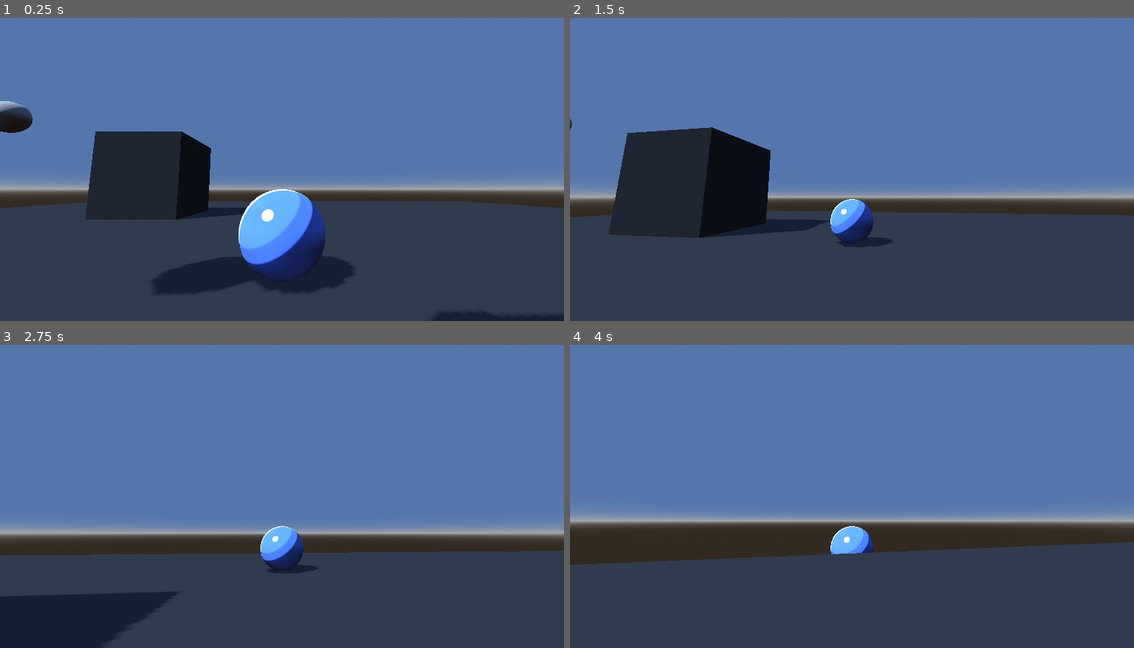
Above: before the commit, frames 1-4 (two rows, left to right).
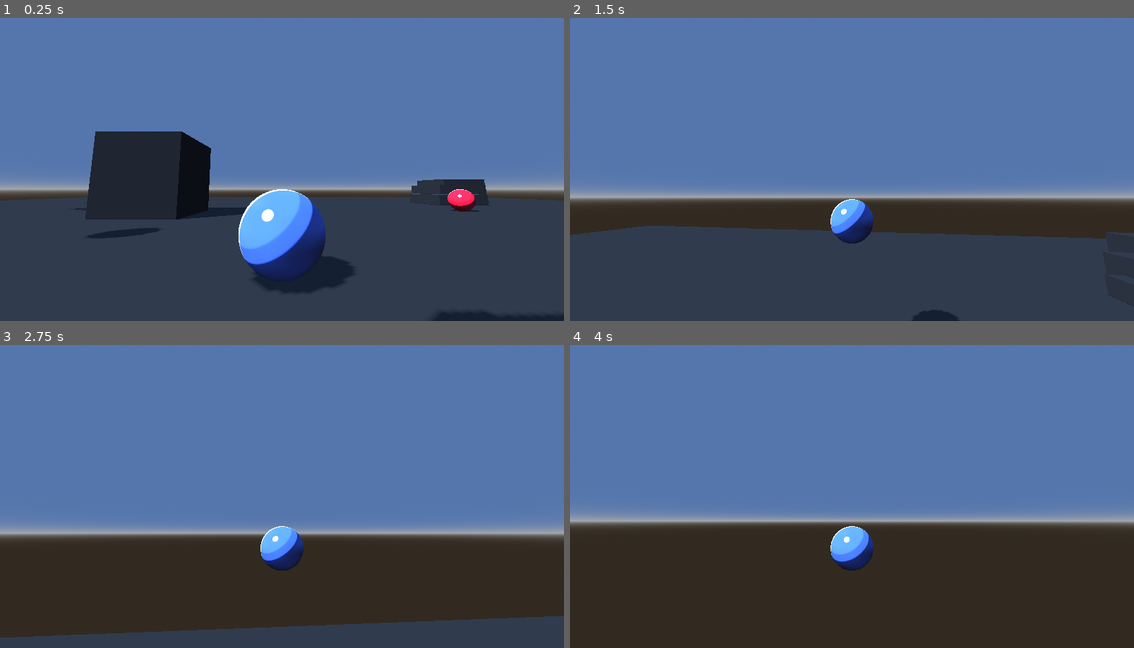
Above: after the commit, the same moments.

Repository: blondeman/movement-combat-fighter
Game: Godot game, scene res://scenes/test_env.tscn
Same seed, same stepped clock (60 frames per second), same inputs: the game is played once before the commit and once after it.
Inputs (mouse positions are in pixels of both pictures, inside the frame that each line leads up to):
- Up to frame 1 (0.25 s): no input
- Up to frame 2 (1.5 s): move the mouse to (880, 160) at 0.52 s; hold W (up) from 0.53 s (still down); tap Shift (dash, bound only after the commit) at 0.6 s; tap Space (jump, bound only after the commit) at 0.77, 0.8, 1.07, 1.35 s; move the mouse to (823, 163) at 1.27 s
- Up to frame 3 (2.75 s): keep holding W (up); tap Space (jump, bound only after the commit) at 1.52, 1.82, 2.3 s; tap Shift (dash, bound only after the commit) at 1.55 s; move the mouse to (293, 484) at 2.02 s; hold Middle mouse button (target_lock) from 2.03 s (still down)
- Up to frame 4 (4 s): keep holding W (up); move the mouse to (846, 493) at 2.77 s; release Middle mouse button (target_lock) at 2.78 s; tap Shift (dash, bound only after the commit) at 2.85, 3.6 s; tap Space (jump, bound only after the commit) at 3.02, 3.32, 3.77, 3.8 s; move the mouse to (891, 493) at 3.52 s

The runs differ from the first frame. In frame 1, 4.2% of the frame differs, in the area x 0-100%, y 27-91%; in frame 2, 13%; in frame 3, 25%; in frame 4, 31%, in the area x 0-100%, y 64-100%.

Commit message:
jumping and dashing

Diff:
--- a/InputHandler.gd
+++ b/InputHandler.gd
@@ -10,6 +10,12 @@
 
 
 func _process(delta: float) -> void:
+	_process_directional()
+	_process_jump()
+	_process_dash()
+
+
+func _process_directional():
 	_input_direction = Input.get_vector("left", "right", "up", "down")
 
 	var camera: Camera3D = get_viewport().get_camera_3d()
@@ -18,3 +24,18 @@
 		_input_direction = _input_direction.rotated(-camera_angle)
 
 	character_entity.set_input_direction(_input_direction)
+
+
+func _process_jump():
+	if Input.is_action_just_pressed("jump"):
+		character_entity.jump()
+
+
+func _process_dash():
+	if Input.is_action_just_pressed("dash"):
+		var camera: Camera3D = get_viewport().get_camera_3d()
+		var direction = Vector2.UP
+		if camera:
+			var camera_angle: float = camera.global_rotation.y
+			direction = direction.rotated(-camera_angle)
+		character_entity.dash(direction)
--- a/project.godot
+++ b/project.godot
@@ -42,6 +42,16 @@
 "events": [Object(InputEventMouseButton,"resource_local_to_scene":false,"resource_name":"","device":-1,"window_id":0,"a …(258 unchanged characters)…
 ]
 }
+jump={
+"deadzone": 0.2,
+"events": [Object(InputEventKey,"resource_local_to_scene":false,"resource_name":"","device":-1,"window_id":0,"alt_pressed":false,"shift_pressed":false,"ctrl_pressed":false,"meta_pressed":false,"pressed":false,"keycode":0,"physical_keycode":32,"key_label":0,"unicode":32,"location":0,"echo":false,"script":null)
+]
+}
+dash={
+"deadzone": 0.2,
+"events": [Object(InputEventKey,"resource_local_to_scene":false,"resource_name":"","device":-1,"window_id":0,"alt_pressed":false,"shift_pressed":false,"ctrl_pressed":false,"meta_pressed":false,"pressed":false,"keycode":0,"physical_keycode":4194325,"key_label":0,"unicode":0,"location":0,"echo":false,"script":null)
+]
+}
 
 [layer_names]
 
@@ -52,6 +62,7 @@
 [physics]
 
 3d/physics_engine="Jolt Physics"
+3d/default_gravity=20.0
 
 [rendering]
 
--- /dev/null
+++ b/scenes/character/character.tscn
@@ -0,0 +1,28 @@
+[gd_scene format=3 uid="uid://beshmq74cso23"]
+
+[ext_resource type="Script" uid="uid://ca2i1pak77ip2" path="res://scripts/CharacterEntity.gd" id="1_ntlox"]
+[ext_resource type="Material" uid="uid://bop21rijavshp" path="res://materials/toon_blue.tres" id="2_unmdi"]
+[ext_resource type="PackedScene" uid="uid://dyjik25g3y33i" path="res://scenes/character/hit_detect.tscn" id="3_my7n2"]
+[ext_resource type="PackedScene" uid="uid://da6tsuhccpd1i" path="res://scenes/character/health.tscn" id="4_dp8ca"]
+
+[sub_resource type="SphereShape3D" id="SphereShape3D_u8vuu"]
+
+[sub_resource type="SphereMesh" id="SphereMesh_3vyb7"]
+
+[node name="character" type="CharacterBody3D" unique_id=1758554578]
+collision_layer = 2
+collision_mask = 3
+script = ExtResource("1_ntlox")
+
+[node name="CollisionShape3D" type="CollisionShape3D" parent="." unique_id=1468529141]
+transform = Transform3D(1, 0, 0, 0, 1, 0, 0, 0, 1, 0, 0.5, 0)
+shape = SubResource("SphereShape3D_u8vuu")
+
+[node name="MeshInstance3D" type="MeshInstance3D" parent="." unique_id=2024260194]
+transform = Transform3D(1, 0, 0, 0, 1, 0, 0, 0, 1, 0, 0.5, 0)
+material_override = ExtResource("2_unmdi")
+mesh = SubResource("SphereMesh_3vyb7")
+
+[node name="hit_detect" parent="." unique_id=1062837414 instance=ExtResource("3_my7n2")]
+
+[node name="health" parent="." unique_id=362310195 instance=ExtResource("4_dp8ca")]
--- /dev/null
+++ b/scenes/character/enemy/test_enemy.tscn
@@ -0,0 +1,19 @@
+[gd_scene format=3 uid="uid://70ly63n0ywvt"]
+
+[ext_resource type="PackedScene" uid="uid://beshmq74cso23" path="res://scenes/character/character.tscn" id="1_h8qle"]
+[ext_resource type="Material" uid="uid://cjju881fensax" path="res://materials/toon_red.tres" id="2_bar1l"]
+[ext_resource type="PackedScene" uid="uid://cchyawv2tafhk" path="res://scenes/character/target.tscn" id="3_1pf6i"]
+
+[sub_resource type="SphereShape3D" id="SphereShape3D_u8vuu"]
+
+[node name="test_enemy" unique_id=1758554578 instance=ExtResource("1_h8qle")]
+
+[node name="MeshInstance3D" parent="." index="1" unique_id=2024260194]
+material_override = ExtResource("2_bar1l")
+
+[node name="CollisionShape3D" type="CollisionShape3D" parent="hit_detect" parent_id_path=PackedInt32Array(1062837414) index="0" unique_id=1775492314]
+transform = Transform3D(1, 0, 0, 0, 1, 0, 0, 0, 1, 0, 0.5, 0)
+shape = SubResource("SphereShape3D_u8vuu")
+
+[node name="target" parent="." index="4" unique_id=90836808 instance=ExtResource("3_1pf6i")]
+transform = Transform3D(1, 0, 0, 0, 1, 0, 0, 0, 1, 0, 0.5, 0)
--- /dev/null
+++ b/scenes/character/health.tscn
@@ -0,0 +1,6 @@
+[gd_scene format=3 uid="uid://da6tsuhccpd1i"]
+
+[ext_resource type="Script" uid="uid://cgut3wmx0ti03" path="res://scripts/Health.gd" id="1_ufl7q"]
+
+[node name="health" type="Node3D" unique_id=362310195]
+script = ExtResource("1_ufl7q")
--- /dev/null
+++ b/scenes/character/hit_detect.tscn
@@ -0,0 +1,3 @@
+[gd_scene format=3 uid="uid://dyjik25g3y33i"]
+
+[node name="hit_detect" type="Area3D" unique_id=1062837414]
--- a/scenes/camera.tscn
+++ b/scenes/character/player/camera.tscn
@@ -1,14 +1,14 @@
 [gd_scene format=3 uid="uid://bg1f33tyvub8d"]
 
-[ext_resource type="Script" uid="uid://q35mvb4mmshk" path="res://scripts/CameraController.gd" id="1_cvpoc"]
-[ext_resource type="PackedScene" uid="uid://cxpl1jlccv7pr" path="res://scenes/marker.tscn" id="2_kod1s"]
+[ext_resource type="Script" uid="uid://q35mvb4mmshk" path="res://scripts/CameraController.gd" id="1_v2v7n"]
+[ext_resource type="PackedScene" uid="uid://cxpl1jlccv7pr" path="res://scenes/character/player/marker.tscn" id="2_81dl4"]
 
 [sub_resource type="SeparationRayShape3D" id="SeparationRayShape3D_cvpoc"]
 
 [node name="camera" type="SpringArm3D" unique_id=1981057096 node_paths=PackedStringArray("camera", "marker")]
 shape = SubResource("SeparationRayShape3D_cvpoc")
 spring_length = 5.0
-script = ExtResource("1_cvpoc")
+script = ExtResource("1_v2v7n")
 camera = NodePath("Camera3D")
 marker = NodePath("marker")
 min_pitch = -80.0
@@ -19,4 +19,4 @@
 transform = Transform3D(1, 0, 0, 0, 1, 0, 0, 0, 1, 0, 0, 5)
 current = true
 
-[node name="marker" parent="." unique_id=12986420 instance=ExtResource("2_kod1s")]
+[node name="marker" parent="." unique_id=12986420 instance=ExtResource("2_81dl4")]
--- /dev/null
+++ b/scenes/character/player/input_handler.tscn
@@ -0,0 +1,6 @@
+[gd_scene format=3 uid="uid://xp7lfyphvee2"]
+
+[ext_resource type="Script" uid="uid://b6epnouh5wcjl" path="res://InputHandler.gd" id="1_m4fsp"]
+
+[node name="input_handler" type="Node3D" unique_id=499386536]
+script = ExtResource("1_m4fsp")
--- a/scenes/marker.tscn
+++ b/scenes/character/player/marker.tscn
@@ -2,7 +2,7 @@
 
 [sub_resource type="Gradient" id="Gradient_2b72u"]
 offsets = PackedFloat32Array(0, 0.6676301, 1)
-colors = PackedColorArray(0.8638137, 0.86381376, 0.8638137, 1, 1, 1, 1, 1, 1, 1, 1, 0)
+colors = PackedColorArray(1, 1, 1, 1, 1, 1, 1, 1, 1, 1, 1, 0)
 
 [sub_resource type="GradientTexture2D" id="GradientTexture2D_b37e2"]
 gradient = SubResource("Gradient_2b72u")
@@ -20,7 +20,7 @@
 
 [sub_resource type="QuadMesh" id="QuadMesh_b37e2"]
 material = SubResource("StandardMaterial3D_2b72u")
-size = Vector2(0.15, 0.15)
+size = Vector2(0.3, 0.3)
 
 [node name="marker" type="Node3D" unique_id=12986420]
 
--- /dev/null
+++ b/scenes/character/player/player.tscn
@@ -0,0 +1,18 @@
+[gd_scene format=3 uid="uid://bjlvvldfyusmf"]
+
+[ext_resource type="PackedScene" uid="uid://beshmq74cso23" path="res://scenes/character/character.tscn" id="1_gmlin"]
+[ext_resource type="PackedScene" uid="uid://xp7lfyphvee2" path="res://scenes/character/player/input_handler.tscn" id="3_lvxji"]
+[ext_resource type="PackedScene" uid="uid://bg1f33tyvub8d" path="res://scenes/character/player/camera.tscn" id="4_dqkch"]
+
+[sub_resource type="SphereShape3D" id="SphereShape3D_u8vuu"]
+
+[node name="player" unique_id=1758554578 instance=ExtResource("1_gmlin")]
+
+[node name="camera" parent="." index="2" unique_id=1981057096 instance=ExtResource("4_dqkch")]
+transform = Transform3D(1, 0, 0, 0, 1, 0, 0, 0, 1, 0, 1, 0)
+
+[node name="input_handler" parent="." index="3" unique_id=499386536 instance=ExtResource("3_lvxji")]
+
+[node name="CollisionShape3D" type="CollisionShape3D" parent="hit_detect" parent_id_path=PackedInt32Array(1062837414) index="0" unique_id=2007273432]
+transform = Transform3D(1, 0, 0, 0, 1, 0, 0, 0, 1, 0, 0.5, 0)
+shape = SubResource("SphereShape3D_u8vuu")
--- a/scenes/player.tscn
+++ /dev/null
@@ -1,30 +0,0 @@
-[gd_scene format=3 uid="uid://bjlvvldfyusmf"]
-
-[ext_resource type="Material" uid="uid://bop21rijavshp" path="res://materials/toon_blue.tres" id="1_3vyb7"]
-[ext_resource type="Script" uid="uid://ca2i1pak77ip2" path="res://scripts/CharacterEntity.gd" id="1_g2els"]
-[ext_resource type="Script" uid="uid://b6epnouh5wcjl" path="res://InputHandler.gd" id="3_qhqgy"]
-[ext_resource type="PackedScene" uid="uid://bg1f33tyvub8d" path="res://scenes/camera.tscn" id="4_dqkch"]
-
-[sub_resource type="SphereShape3D" id="SphereShape3D_u8vuu"]
-
-[sub_resource type="SphereMesh" id="SphereMesh_3vyb7"]
-
-[node name="player" type="CharacterBody3D" unique_id=1758554578]
-collision_layer = 2
-script = ExtResource("1_g2els")
-
-[node name="CollisionShape3D" type="CollisionShape3D" parent="." unique_id=1468529141]
-transform = Transform3D(1, 0, 0, 0, 1, 0, 0, 0, 1, 0, 0.5, 0)
-shape = SubResource("SphereShape3D_u8vuu")
-
-[node name="MeshInstance3D" type="MeshInstance3D" parent="." unique_id=2024260194]
-transform = Transform3D(1, 0, 0, 0, 1, 0, 0, 0, 1, 0, 0.5, 0)
-material_override = ExtResource("1_3vyb7")
-mesh = SubResource("SphereMesh_3vyb7")
-
-[node name="input_handler" type="Node3D" parent="." unique_id=471138283]
-script = ExtResource("3_qhqgy")
-
-[node name="camera" parent="." unique_id=1981057096 node_paths=PackedStringArray("target") instance=ExtResource("4_dqkch")]
-transform = Transform3D(1, 0, 0, 0, 1, 0, 0, 0, 1, 0, 1, 0)
-target = NodePath("..")
--- a/scenes/test_env.tscn
+++ b/scenes/test_env.tscn
@@ -1,8 +1,9 @@
 [gd_scene format=3 uid="uid://14es73vutmyx"]
 
 [ext_resource type="PackedScene" uid="uid://chin4pqwih5k2" path="res://scenes/test_map.tscn" id="1_pb8ym"]
-[ext_resource type="PackedScene" uid="uid://bjlvvldfyusmf" path="res://scenes/player.tscn" id="2_kyn1l"]
-[ext_resource type="PackedScene" uid="uid://cchyawv2tafhk" path="res://scenes/target.tscn" id="4_wpndf"]
+[ext_resource type="PackedScene" uid="uid://bjlvvldfyusmf" path="res://scenes/character/player/player.tscn" id="2_kyn1l"]
+[ext_resource type="PackedScene" uid="uid://70ly63n0ywvt" path="res://scenes/character/enemy/test_enemy.tscn" id="4_lfx8k"]
+[ext_resource type="PackedScene" uid="uid://cchyawv2tafhk" path="res://scenes/character/target.tscn" id="4_wpndf"]
 
 [sub_resource type="SphereMesh" id="SphereMesh_po6i2"]
 
@@ -10,28 +11,37 @@
 
 [node name="map" parent="." unique_id=1204885823 instance=ExtResource("1_pb8ym")]
 
-[node name="player" parent="." unique_id=1758554578 instance=ExtResource("2_kyn1l")]
-
 [node name="MeshInstance3D2" type="MeshInstance3D" parent="." unique_id=1192970082]
-transform = Transform3D(1, 0, 0, 0, 1, 0, 0, 0, 1, -8.79417, 3.3043282, -3.9007523)
+transform = Transform3D(1, 0, 0, 0, 1, 0, 0, 0, 1, -14.3282585, 6.8322973, -4.139407)
 mesh = SubResource("SphereMesh_po6i2")
 
 [node name="target" parent="MeshInstance3D2" unique_id=90836808 instance=ExtResource("4_wpndf")]
 
 [node name="MeshInstance3D5" type="MeshInstance3D" parent="." unique_id=1391381837]
-transform = Transform3D(1, 0, 0, 0, 1, 0, 0, 0, 1, -7.1688647, 1.0215175, 1.5756073)
+transform = Transform3D(1, 0, 0, 0, 1, 0, 0, 0, 1, -12.702953, 4.549486, 1.3369522)
 mesh = SubResource("SphereMesh_po6i2")
 
 [node name="target" parent="MeshInstance3D5" unique_id=1733175098 instance=ExtResource("4_wpndf")]
 
 [node name="MeshInstance3D3" type="MeshInstance3D" parent="." unique_id=1731639549]
-transform = Transform3D(1, 0, 0, 0, 1, 0, 0, 0, 1, -5.1434593, 5.7030487, 3.0514133)
+transform = Transform3D(1, 0, 0, 0, 1, 0, 0, 0, 1, -10.677547, 9.231018, 2.8127582)
 mesh = SubResource("SphereMesh_po6i2")
 
 [node name="target" parent="MeshInstance3D3" unique_id=1129936986 instance=ExtResource("4_wpndf")]
 
 [node name="MeshInstance3D4" type="MeshInstance3D" parent="." unique_id=1375279965]
-transform = Transform3D(1, 0, 0, 0, 1, 0, 0, 0, 1, -11.865154, 6.1193695, -2.833789)
+transform = Transform3D(1, 0, 0, 0, 1, 0, 0, 0, 1, -17.399242, 9.647339, -3.0724442)
 mesh = SubResource("SphereMesh_po6i2")
 
 [node name="target" parent="MeshInstance3D4" unique_id=1763937560 instance=ExtResource("4_wpndf")]
+
+[node name="character" parent="." unique_id=1758554578 instance=ExtResource("2_kyn1l")]
+
+[node name="test_enemy" parent="." unique_id=1764360142 instance=ExtResource("4_lfx8k")]
+transform = Transform3D(1, 0, 0, 0, 1, 0, 0, 0, 1, 8.840498, 0, 7.6184044)
+
+[node name="test_enemy2" parent="." unique_id=2131534544 instance=ExtResource("4_lfx8k")]
+transform = Transform3D(1, 0, 0, 0, 1, 0, 0, 0, 1, 11.752036, 0, 1.4390154)
+
+[node name="test_enemy3" parent="." unique_id=605805038 instance=ExtResource("4_lfx8k")]
+transform = Transform3D(1, 0, 0, 0, 1, 0, 0, 0, 1, 8.310982, -1.9073486e-06, -7.2181864)
--- a/scenes/test_map.tscn
+++ b/scenes/test_map.tscn
@@ -3,10 +3,10 @@
 [ext_resource type="Material" uid="uid://cjy6ko6iek64e" path="res://materials/toon_dark_gray.tres" id="1_6ulkd"]
 
 [sub_resource type="PlaneMesh" id="PlaneMesh_eflb2"]
-size = Vector2(30, 30)
+size = Vector2(50, 50)
 
 [sub_resource type="BoxShape3D" id="BoxShape3D_4qc02"]
-size = Vector3(30, 1, 30)
+size = Vector3(50, 1, 50)
 
 [sub_resource type="BoxMesh" id="BoxMesh_4wuf8"]
 size = Vector3(5, 5, 1)
@@ -64,6 +64,36 @@
 [node name="CollisionShape3D" type="CollisionShape3D" parent="MeshInstance3D3/StaticBody3D" unique_id=790542700]
 shape = SubResource("BoxShape3D_qgarv")
 
+[node name="MeshInstance3D4" type="MeshInstance3D" parent="." unique_id=178710114]
+transform = Transform3D(1, 0, 0, 0, 1, 0, 0, 0, 1, 11.258053, -0.84489584, -11.974731)
+material_override = ExtResource("1_6ulkd")
+mesh = SubResource("BoxMesh_t8dge")
+
+[node name="StaticBody3D" type="StaticBody3D" parent="MeshInstance3D4" unique_id=2077549356]
+
+[node name="CollisionShape3D" type="CollisionShape3D" parent="MeshInstance3D4/StaticBody3D" unique_id=1206020503]
+shape = SubResource("BoxShape3D_qgarv")
+
+[node name="MeshInstance3D5" type="MeshInstance3D" parent="." unique_id=1008815678]
+transform = Transform3D(1, 0, 0, 0, 1, 0, 0, 0, 1, 11.863589, -0.24325228, -12.640994)
+material_override = ExtResource("1_6ulkd")
+mesh = SubResource("BoxMesh_t8dge")
+
+[node name="StaticBody3D" type="StaticBody3D" parent="MeshInstance3D5" unique_id=60767034]
+
+[node name="CollisionShape3D" type="CollisionShape3D" parent="MeshInstance3D5/StaticBody3D" unique_id=366001507]
+shape = SubResource("BoxShape3D_qgarv")
+
+[node name="MeshInstance3D6" type="MeshInstance3D" parent="." unique_id=897868265]
+transform = Transform3D(1, 0, 0, 0, 1, 0, 0, 0, 1, 13.394517, 0.23672819, -14.252869)
+material_override = ExtResource("1_6ulkd")
+mesh = SubResource("BoxMesh_t8dge")
+
+[node name="StaticBody3D" type="StaticBody3D" parent="MeshInstance3D6" unique_id=197959944]
+
+[node name="CollisionShape3D" type="CollisionShape3D" parent="MeshInstance3D6/StaticBody3D" unique_id=116021829]
+shape = SubResource("BoxShape3D_qgarv")
+
 [node name="DirectionalLight3D" type="DirectionalLight3D" parent="." unique_id=1991686835]
 transform = Transform3D(0.59726125, 0.5753763, -0.5587675, 0, 0.69667697, 0.717385, 0.8020467, -0.42846626, 0.41609815, 0, 0, 0)
 shadow_enabled = true
--- a/scripts/CameraController.gd
+++ b/scripts/CameraController.gd
@@ -5,8 +5,6 @@
 @export_group("Scene Variables")
 @export var camera: Camera3D
 @export var marker: Node3D
-
-@export var target: Node3D
 
 @export_category("Camera Settings")
 @export var sensitivity_x: float = 3
@@ -32,7 +30,7 @@
 
 
 func _process(delta: float) -> void:
-	if !target or !camera:
+	if !camera:
 		return
 
 	if _swap_cooldown_timer > 0.0:
--- a/scripts/CharacterEntity.gd
+++ b/scripts/CharacterEntity.gd
@@ -3,23 +3,70 @@
 
 
 @export var speed = 5.0
+@export var jump_velocity = 10.0
+@export var dash_velocity = 20.0
+
+@export_category("Damping")
+@export var stop_damp = 100.0
+@export var floor_damp = 40.0
+@export var air_damp = 10.0
 
 var _input_direction: Vector2
 var lock_target: Node3D
 
 func _physics_process(delta: float) -> void:
-	if not is_on_floor():
-		velocity += get_gravity() * delta
+	if is_on_floor():
+		_physics_process_grounded(delta)
+	else:
+		_physics_process_airborne(delta)
 
+	move_and_slide()
+
+
+func _physics_process_grounded(delta: float):
 	var direction := (transform.basis * Vector3(_input_direction.x, 0, _input_direction.y)).normalized()
-	if direction:
+	var xz_velocity := Vector2(velocity.x, velocity.z)
+
+	if xz_velocity.length() > speed + .1:
+		##Dashing
+		var target: Vector2 = Vector2(direction.x, direction.z) * speed if direction else Vector2.ZERO
+		var new_xz := xz_velocity.move_toward(target, floor_damp * delta)
+		velocity.x = new_xz.x
+		velocity.z = new_xz.y
+	elif direction:
+		##Moving
 		velocity.x = direction.x * speed
 		velocity.z = direction.z * speed
 	else:
-		velocity.x = move_toward(velocity.x, 0, speed)
-		velocity.z = move_toward(velocity.z, 0, speed)
+		##Stopping
+		var new_xz := xz_velocity.move_toward(Vector2.ZERO, stop_damp * delta)
+		velocity.x = new_xz.x
+		velocity.z = new_xz.y
 
-	move_and_slide()
+
+func _physics_process_airborne(delta: float):
+	velocity += get_gravity() * delta
+
+	var direction := (transform.basis * Vector3(_input_direction.x, 0, _input_direction.y)).normalized()
+	var xz_velocity := Vector2(velocity.x, velocity.z)
+
+	var target: Vector2 = Vector2(direction.x, direction.z) * speed if direction else Vector2.ZERO
+	var new_xz := xz_velocity.move_toward(target, air_damp * delta)
+	velocity.x = new_xz.x
+	velocity.z = new_xz.y
+
+
+func jump():
+	if is_on_floor():
+		velocity.y = jump_velocity
+
+
+func dash(default_direction: Vector2):
+	var direction: Vector3 = (transform.basis * Vector3(_input_direction.x, 0, _input_direction.y)).normalized()
+	if !direction:
+		direction = (transform.basis * Vector3(default_direction.x, 0, default_direction.y)).normalized()
+	velocity.x = direction.x * dash_velocity
+	velocity.z = direction.z * dash_velocity
 
 
 func set_input_direction(_direction: Vector2):
--- /dev/null
+++ b/scripts/Health.gd
@@ -0,0 +1,29 @@
+extends Node3D
+
+var character_entity: CharacterEntity
+
+@export var max_health: int = 100
+var current_health: int = 0
+
+signal on_take_damage(amount: int, current_health: int, max_health: int)
+signal on_die()
+
+func _ready() -> void:
+	if get_parent() is not CharacterEntity:
+		push_error("Must be child of CharacterEntity")
+	character_entity = get_parent() as CharacterEntity
+
+	current_health = max_health
+
+
+func take_damage(amount: int):
+	current_health -= amount
+	on_take_damage.emit(amount, current_health, max_health)
+
+	if current_health <= 0:
+		die()
+
+
+func die():
+	on_die.emit()
+	character_entity.queue_free()
Renamed: scenes/target.tscn -> scenes/character/target.tscn
Not shown, added: scripts/Health.gd.uid
